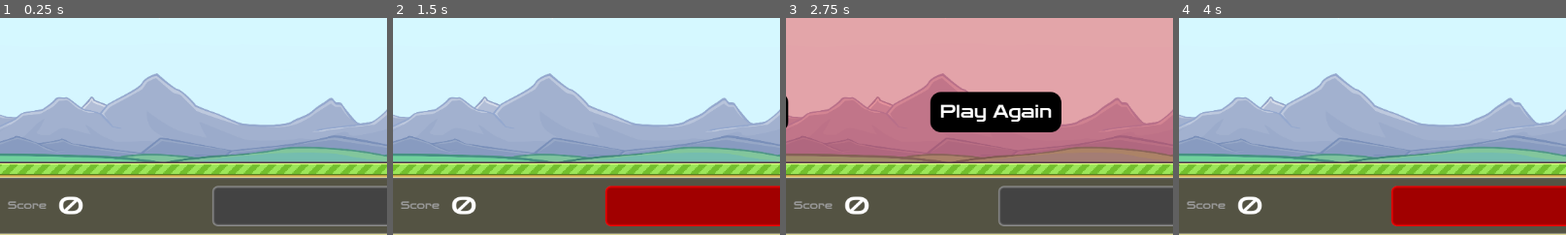
Above: before the commit, frames 1-4 (left to right).
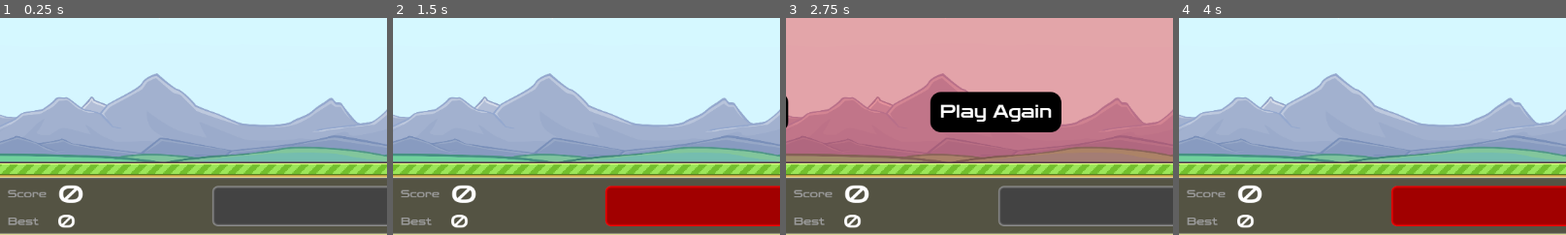
Above: after the commit, the same moments.

Repository: matrndev/flappy-plane
Game: Godot game, scene res://scenes/game.tscn
Same seed, same stepped clock (60 frames per second), same inputs: the game is played once before the commit and once after it.
Inputs:
- Up to frame 1 (0.25 s): no input
- Up to frame 2 (1.5 s): tap Enter at 0.5 s; hold A (keyboard_a) 0.53-1.28 s; hold Right from 0.53 s (still down); tap Up at 0.77 s; tap Space (keyboard_space) at 1.25 s; tap C (keyboard_c) at 1.35 s
- Up to frame 3 (2.75 s): tap Up at 1.52 s; release Right at 2.03 s; hold Left from 2.03 s (still down); tap D (keyboard_d) at 2.1 s
- Up to frame 4 (4 s): release Left at 2.75 s; click "Play Again" at 2.75 s; tap Enter at 3.5 s; hold Right from 3.53 s (still down); tap Space (keyboard_space) at 3.6 s; tap Up at 3.77 s
The pictures show only the part of the screen within x 41-91%, y 50-100%; the shares and areas given below are measured in that part.

The runs differ from the first frame. In frame 1, 1.3% of the frame differs, in the area x 2-22%, y 76-97%; in frame 2, 1.3%; in frame 3, 1.3%; in frame 4, 1.3%.

Commit message:
implement best score

Diff:
--- a/scenes/game_stats.tscn
+++ b/scenes/game_stats.tscn
@@ -118,9 +118,9 @@
 [node name="HBoxContainer" type="HBoxContainer" parent="."]
 layout_mode = 0
 offset_left = 485.0
-offset_top = 19.0
+offset_top = 2.0
 offset_right = 608.0
-offset_bottom = 64.0
+offset_bottom = 47.0
 theme_override_constants/separation = 17
 
 [node name="ScoreLabel2" type="Label" parent="HBoxContainer"]
@@ -138,4 +138,27 @@
 theme_override_font_sizes/font_size = 37
 text = "21"
 
+[node name="HBoxContainer3" type="HBoxContainer" parent="."]
+layout_mode = 0
+offset_left = 485.0
+offset_top = 43.0
+offset_right = 608.0
+offset_bottom = 88.0
+theme_override_constants/separation = 17
+
+[node name="BestScoreLabel2" type="Label" parent="HBoxContainer3"]
+layout_mode = 2
+size_flags_horizontal = 3
+theme_override_colors/font_color = Color(0.6052743, 0.6052744, 0.6052741, 1)
+theme_override_fonts/font = ExtResource("2_thv0x")
+theme_override_font_sizes/font_size = 15
+text = "Best  "
+
+[node name="BestScoreLabel" type="Label" parent="HBoxContainer3"]
+layout_mode = 2
+size_flags_horizontal = 3
+theme_override_fonts/font = ExtResource("2_thv0x")
+theme_override_font_sizes/font_size = 26
+text = "21"
+
 [connection signal="timeout" from="FlashTimer" to="." method="_on_flash_timer_timeout"]
--- a/scripts/game_stats.gd
+++ b/scripts/game_stats.gd
@@ -4,14 +4,19 @@
 var score: int = 0
 var coins: int = 0
 var fuel_warning: bool = false
+var best_score: int = 0
 
 @onready var fuel_bar: ProgressBar = $FuelBar
 @onready var score_label: Label = $HBoxContainer/ScoreLabel
 @onready var coin_label: Label = $HBoxContainer2/CoinLabel
+@onready var best_score_label: Label = $HBoxContainer3/BestScoreLabel
 
 # Called every frame. 'delta' is the elapsed time since the previous frame.
 func _process(delta: float) -> void:
+	if score > best_score:
+		best_score = score
 	fuel_bar.value = fuel_remaining
+	best_score_label.text = str(best_score)
 	score_label.text = str(score)
 	coin_label.text = str(coins)
 
